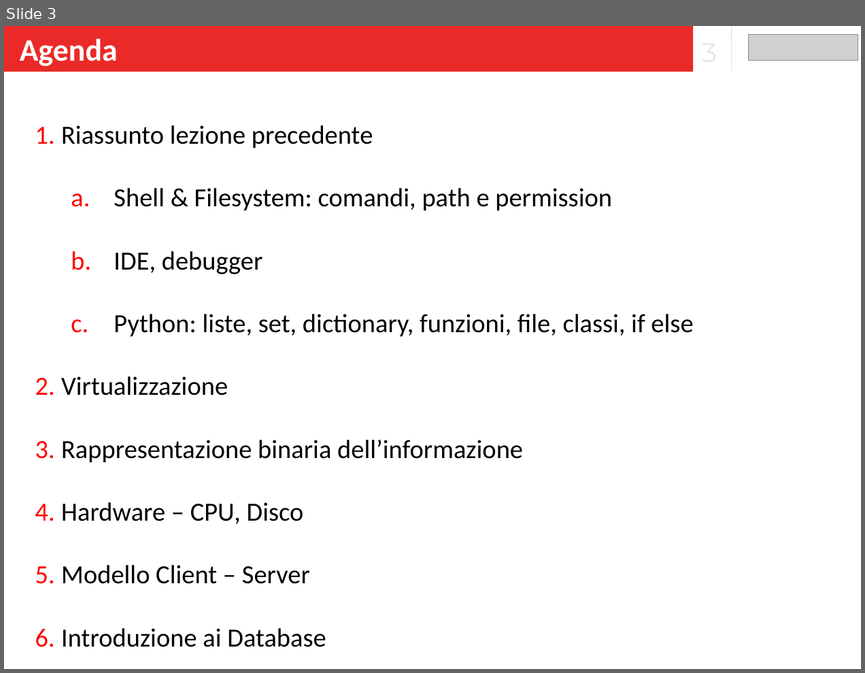
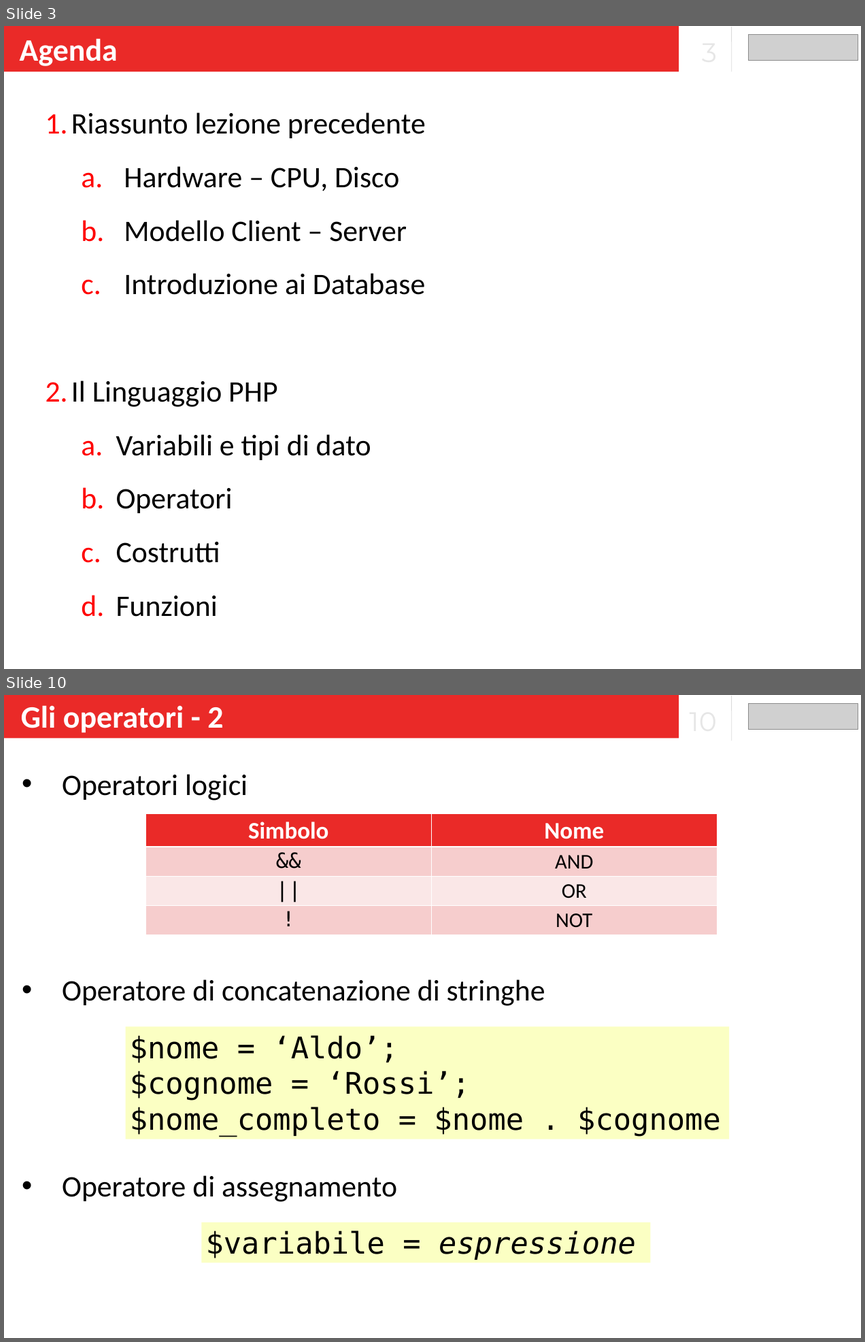
Before and after one commit to banzaiberry/leonardo, a slide deck: Lezioni_5_6_7/Lezione_5/Slide.pptx. Shown one above the other, each under a label of ours: slide 3 before the commit, slides 3 and 10 after it; the slides between them are not shown. The pictures are 865x673 and 865x1342 pixels, drawn with LibreOffice and Linux fonts; fonts in the diff are those of the drawing; grey boxes stand for pictures. Boxes give left, top, right and bottom in pixels: in the first picture for what was removed or moved away, otherwise in the second. Text is boxed around its words. In the diff, an @@ line names an element or a change of style, - is before the commit and + after.

```diff
--- a/Lezioni_5_6_7/Lezione_5/Slide.pptx
+++ b/Lezioni_5_6_7/Lezione_5/Slide.pptx
@@ slide 10 added at [4, 695, 861, 1338], background #FFFFFF @@
@@ rectangle added at [4, 695, 679, 738], fill #EA2A28, 52.5 pt, text #FFFFFF, bold @@
+Gli operatori - 2
@@ line added from (732, 696) to (732, 741), #DBDBDB 1 pt @@
@@ picture added at [748, 704, 858, 729] @@
@@ text added at [62, 774, 247, 800], 50 pt, text #000000 @@
+• Operatori logici
@@ table added at [146, 814, 717, 935], 4 rows, 2 columns @@
+Simbolo | Nome
+&& | AND
+|| | OR
+! | NOT
@@ text added at [62, 979, 545, 1006], 50 pt, text #000000 @@
+• Operatore di concatenazione di stringhe
@@ rectangle added at [125, 1027, 729, 1139], fill #FBFFC3, 50 pt, text #000000 @@
+$nome = ‘Aldo’;
+$cognome = ‘Rossi’;
+$nome_completo = $nome . $cognome
@@ text added at [62, 1175, 397, 1202], 50 pt, text #000000 @@
+• Operatore di assegnamento
@@ rectangle added at [201, 1222, 651, 1262], fill #FBFFC3, 50 pt, text #000000 @@
+$variabile = espressione
@@ slide 3 changed as well @@
@@ rectangle "Agenda": place and size @@
-rectangle "Agenda" at [4, 26, 694, 72]
+rectangle "Agenda" at [4, 26, 679, 72]
@@ text "Riassunto lezione precedente": place and size @@
-text "Riassunto lezione precedente" at [61, 125, 693, 647]
+text "Riassunto lezione precedente" at [71, 112, 426, 616]
@@ text at [71, 112, 426, 295]: size 44 to 50 pt in "Riassunto lezione precedente", "Hardware – CPU, Disco", "Modello Client – Server", "Introduzione ai Database"; line spacing 2 to 1.5; bullet 1. to a.; list level 2 to 3 in "Hardware – CPU, Disco"; list level 2 to 3 in "Modello Client – Server"; list level 2 to 3 in "Introduzione ai Database" @@
@@ text at [61, 188, 693, 463]: paragraphs removed @@
-    a. Shell & Filesystem: comandi, path e permission
-    b. IDE, debugger
-    c. Python: liste, set, dictionary, funzioni, file, classi, if else
-  2. Virtualizzazione
-  3. Rappresentazione binaria dell’informazione
@@ text at [71, 380, 371, 616]: paragraphs added @@
+  2. Il Linguaggio PHP
+    a. Variabili e tipi di dato
+    b. Operatori
+    c. Costrutti
+    d. Funzioni
```
Also in this commit, not shown: 3 other slides changed, 12 other slides added, 1 slide removed, 1 other file.
